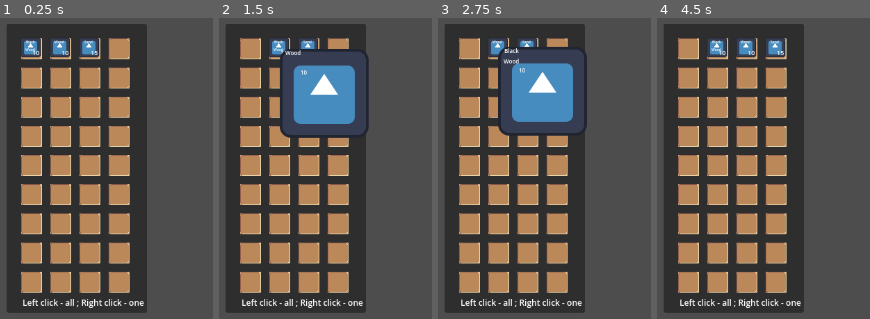
Above: before the commit, frames 1-4 (left to right).
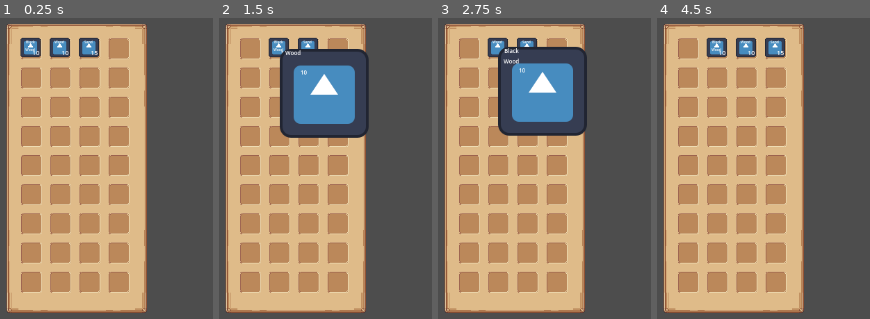
Above: after the commit, the same moments.

Repository: Sky84/merchantsofdajanla
Game: Godot game, scene res://Root.tscn
Same seed, same stepped clock (60 frames per second), same inputs: the game is played once before the commit and once after it. The engine's default icon, where the game draws it, is replaced by a stand-in: a white triangle on a blue panel in a dark square.
Inputs (mouse positions are in pixels of both pictures, inside the frame that each line leads up to):
- Up to frame 1 (0.25 s): no input
- Up to frame 2 (1.5 s): click (250, 48) at 0.5 s; click (280, 48) at 1.27 s
- Up to frame 3 (2.75 s): click "Black Wood" at 2 s
- Up to frame 4 (4.5 s): click "Wood" at 2.75 s; click (746, 48) at 3.52 s; click (776, 48) at 4.27 s

The runs differ from the first frame. In frame 1, 40% of the frame differs, in the area x 2-70%, y 1-99%; in frame 2, 33%; in frame 3, 33%; in frame 4, 40%.

Commit message:
feat : we can delete items in ventory now

Diff:
--- a/Container/InventoryView.gd
+++ b/Container/InventoryView.gd
@@ -17,6 +17,11 @@
 	if container_id == null:
 		printerr("container_id is not set");
 	InventoryEvents.container_data_changed.connect(_on_data_changed);
+	InventoryEvents.reset_current_item.connect(_on_reset_current_item);
+
+func _on_reset_current_item():
+	_current_item = null;
+	InventoryEvents.emit_signal("item_in_container_selected", {});
 
 func _on_data_changed(__container_id:String, __items:Dictionary):
 	if container_id != __container_id:
@@ -102,3 +107,9 @@
 	else:
 		slot = {};
 	return slot;
+
+func _input(event):
+	if event is InputEventMouseButton and _current_item:
+		var click_outside = !get_rect().has_point(event.position);
+		if (click_outside and !event.is_pressed()):
+			InventoryEvents.dialog_confirm_delete_item.emit(_current_item);
--- /dev/null
+++ b/Dialog/ConfirmDialog.gd
@@ -0,0 +1,22 @@
+extends Panel
+
+@onready var rich_text_label = $RichTextLabel
+@onready var confirm_button = $ConfirmButton
+
+# Called when the node enters the scene tree for the first time.
+func _ready():
+	pass # Replace with function body.
+
+
+# Called every frame. 'delta' is the elapsed time since the previous frame.
+func open(message: String, on_confirm: Callable):
+	if(!confirm_button.is_connected("button_up", _on_confirm_button.bind(on_confirm))):
+		InventoryEvents.visibility_current_item.emit(false);
+		rich_text_label.text = "[center]"+message+"[/center]";
+		confirm_button.connect("button_up", _on_confirm_button.bind(on_confirm));
+		show();
+
+func _on_confirm_button(on_confirm: Callable):
+	confirm_button.disconnect("button_up", _on_confirm_button);
+	InventoryEvents.visibility_current_item.emit(true);
+	on_confirm.call();
--- /dev/null
+++ b/HUDController.gd
@@ -0,0 +1,15 @@
+extends CanvasLayer
+
+@onready var confirm_dialog: Panel = $ConfirmDialog
+
+# Called when the node enters the scene tree for the first time.
+func _ready():
+	InventoryEvents.dialog_confirm_delete_item.connect(_show_dialog);
+
+func _show_dialog(item):
+	var message = "Drop and delete "+str(item.amount)+" "+item.name+"(s) ?";
+	confirm_dialog.open(message, _on_delete_item.bind(item));
+
+func _on_delete_item(item):
+	InventoryEvents.reset_current_item.emit();
+	confirm_dialog.hide();
--- a/InventoryEvents.gd
+++ b/InventoryEvents.gd
@@ -5,3 +5,9 @@
 signal item_in_container_selected(item);
 
 signal container_data_changed(container_id, items);
+
+signal dialog_confirm_delete_item(container_id, item);
+
+signal visibility_current_item(value:bool);
+
+signal reset_current_item;
--- a/PlayerMouseAction.gd
+++ b/PlayerMouseAction.gd
@@ -7,6 +7,7 @@
 func _ready():
 	visible = false;
 	InventoryEvents.item_in_container_selected.connect(_set_item);
+	InventoryEvents.visibility_current_item.connect(_set_visibility);
 
 func _set_item(item_data: Dictionary):
 	if !item_data.is_empty():
@@ -17,6 +18,9 @@
 	else:
 		visible = false;
 
+func _set_visibility(value:bool):
+	visible = value;
+
 func _input(event):
 	if event is InputEventMouseMotion:
 		global_position = get_global_mouse_position();
--- a/Root.tscn
+++ b/Root.tscn
@@ -1,17 +1,30 @@
-[gd_scene load_steps=9 format=3 uid="uid://b7wia6qf6ljyr"]
+[gd_scene load_steps=17 format=3 uid="uid://bv0f05ma23njp"]
 
 [ext_resource type="Script" path="res://Container/InventoryView.gd" id="1_rqpfe"]
 [ext_resource type="PackedScene" uid="uid://b11y7fsa5p2v7" path="res://Container/ItemButton.tscn" id="2_1jyiy"]
+[ext_resource type="Script" path="res://HUDController.gd" id="2_f2rh2"]
 [ext_resource type="PackedScene" uid="uid://b7msndjt5poq4" path="res://Container/SlotItemButton.tscn" id="3_fvd0d"]
 [ext_resource type="Script" path="res://Container/Container.gd" id="4_nvdet"]
+[ext_resource type="Texture2D" uid="uid://cd86hslikfwrg" path="res://Container/background_Inventory.png" id="5_xgam2"]
 [ext_resource type="Script" path="res://PlayerMouseAction.gd" id="5_y8xwh"]
 [ext_resource type="Texture2D" uid="uid://bh55kdohnkvd3" path="res://Container/SlotItemButton.png" id="6_txoik"]
+[ext_resource type="Texture2D" uid="uid://depuvlnbptfgp" path="res://Dialog/infobox.png" id="8_o04mf"]
+[ext_resource type="Script" path="res://Dialog/ConfirmDialog.gd" id="9_w5px2"]
+[ext_resource type="Texture2D" uid="uid://c5lq1q4j53o5w" path="res://Dialog/buttoninfoOK.png" id="11_u6uvj"]
+[ext_resource type="Texture2D" uid="uid://2qdgjgc5uvi3" path="res://Dialog/buttoninfoNO.png" id="12_cgxjl"]
 
 [sub_resource type="LabelSettings" id="LabelSettings_myw4y"]
 font_size = 8
 
 [sub_resource type="LabelSettings" id="LabelSettings_ml5m8"]
 font_size = 8
+
+[sub_resource type="Gradient" id="Gradient_m7jcj"]
+offsets = PackedFloat32Array(0, 0.0187668)
+colors = PackedColorArray(0, 0, 0, 1, 0.0196078, 0.0196078, 0.0196078, 0.317647)
+
+[sub_resource type="GradientTexture1D" id="GradientTexture1D_4qsxi"]
+gradient = SubResource("Gradient_m7jcj")
 
 [node name="Node2D" type="Node2D"]
 
@@ -23,15 +36,18 @@
 _items_container_view_path = NodePath("../../CanvasLayer/Inventory")
 
 [node name="CanvasLayer" type="CanvasLayer" parent="."]
+script = ExtResource("2_f2rh2")
 
 [node name="Inventory" type="Panel" parent="CanvasLayer"]
-anchors_preset = 15
-anchor_right = 1.0
-anchor_bottom = 1.0
-offset_left = 430.0
-offset_top = 79.0
-offset_right = -520.0
-offset_bottom = -153.0
+anchors_preset = -1
+anchor_left = 0.461
+anchor_top = 0.443
+anchor_right = 0.461
+anchor_bottom = 0.443
+offset_left = -101.072
+offset_top = -208.064
+offset_right = 100.928
+offset_bottom = 207.936
 grow_horizontal = 2
 grow_vertical = 2
 size_flags_horizontal = 4
@@ -41,24 +57,19 @@
 _item_button_scene = ExtResource("2_1jyiy")
 _item_slot_button_scene = ExtResource("3_fvd0d")
 
-[node name="Label" type="Label" parent="CanvasLayer/Inventory"]
-layout_mode = 1
-anchors_preset = 3
-anchor_left = 1.0
-anchor_top = 1.0
-anchor_right = 1.0
-anchor_bottom = 1.0
-offset_left = -195.0
-offset_top = -24.0
-offset_right = -4.0
-offset_bottom = -4.0
-grow_horizontal = 0
-grow_vertical = 0
-theme_override_font_sizes/font_size = 12
-text = "Left click - all ; Right click - one"
-horizontal_alignment = 2
-vertical_alignment = 1
-text_overrun_behavior = 3
+[node name="NinePatchRect" type="NinePatchRect" parent="CanvasLayer/Inventory"]
+texture_filter = 1
+layout_mode = 1
+anchors_preset = 15
+anchor_right = 1.0
+anchor_bottom = 1.0
+grow_horizontal = 2
+grow_vertical = 2
+texture = ExtResource("5_xgam2")
+patch_margin_left = 7
+patch_margin_top = 7
+patch_margin_right = 7
+patch_margin_bottom = 7
 
 [node name="MarginContainer" type="MarginContainer" parent="CanvasLayer/Inventory"]
 layout_mode = 1
@@ -124,3 +135,98 @@
 label_settings = SubResource("LabelSettings_ml5m8")
 horizontal_alignment = 2
 vertical_alignment = 2
+
+[node name="ConfirmDialog" type="Panel" parent="CanvasLayer"]
+visible = false
+z_index = 3
+anchors_preset = 15
+anchor_right = 1.0
+anchor_bottom = 1.0
+offset_left = 444.0
+offset_top = 250.0
+offset_right = -445.0
+offset_bottom = -314.0
+grow_horizontal = 2
+grow_vertical = 2
+mouse_filter = 1
+script = ExtResource("9_w5px2")
+metadata/_edit_use_anchors_ = true
+
+[node name="TextureRect" type="TextureRect" parent="CanvasLayer/ConfirmDialog"]
+layout_mode = 1
+anchors_preset = -1
+anchor_left = -1.677
+anchor_top = -2.976
+anchor_right = 2.707
+anchor_bottom = 4.712
+offset_left = -44.949
+offset_top = -30.016
+offset_right = 34.059
+offset_bottom = 30.192
+grow_horizontal = 2
+grow_vertical = 2
+texture = SubResource("GradientTexture1D_4qsxi")
+
+[node name="NinePatchRect" type="NinePatchRect" parent="CanvasLayer/ConfirmDialog"]
+texture_filter = 1
+layout_mode = 1
+anchors_preset = 15
+anchor_right = 1.0
+anchor_bottom = 1.0
+grow_horizontal = 2
+grow_vertical = 2
+mouse_filter = 1
+texture = ExtResource("8_o04mf")
+patch_margin_left = 7
+patch_margin_top = 7
+patch_margin_right = 7
+patch_margin_bottom = 7
+
+[node name="RichTextLabel" type="RichTextLabel" parent="CanvasLayer/ConfirmDialog"]
+layout_mode = 1
+anchors_preset = 15
+anchor_right = 1.0
+anchor_bottom = 1.0
+offset_left = 6.0
+offset_top = 7.0
+offset_right = -7.0
+offset_bottom = -7.0
+grow_horizontal = 2
+grow_vertical = 2
+mouse_filter = 1
+bbcode_enabled = true
+text = "[center]Drop and delete ?[/center]"
+
+[node name="ConfirmButton" type="TextureButton" parent="CanvasLayer/ConfirmDialog"]
+texture_filter = 1
+layout_mode = 1
+anchors_preset = 7
+anchor_left = 0.5
+anchor_top = 1.0
+anchor_right = 0.5
+anchor_bottom = 1.0
+offset_left = 19.5
+offset_top = -41.0
+offset_right = 84.5
+offset_bottom = -9.0
+grow_horizontal = 2
+grow_vertical = 0
+texture_normal = ExtResource("11_u6uvj")
+stretch_mode = 5
+
+[node name="CancelButton" type="TextureButton" parent="CanvasLayer/ConfirmDialog"]
+texture_filter = 1
+layout_mode = 1
+anchors_preset = 7
+anchor_left = 0.5
+anchor_top = 1.0
+anchor_right = 0.5
+anchor_bottom = 1.0
+offset_left = -79.5
+offset_top = -41.0
+offset_right = -27.5
+offset_bottom = -9.0
+grow_horizontal = 2
+grow_vertical = 0
+texture_normal = ExtResource("12_cgxjl")
+stretch_mode = 5
Binary file added: Container/background_Inventory.png
Not shown, added: Container/background_Inventory.png.import
Binary file added: Dialog/buttoninfoNO.png
Not shown, added: Dialog/buttoninfoNO.png.import
Binary file added: Dialog/buttoninfoOK.png
Not shown, added: Dialog/buttoninfoOK.png.import
Binary file added: Dialog/infoarrow.png
Not shown, added: Dialog/infoarrow.png.import
Binary file added: Dialog/infobox.png
Not shown, added: Dialog/infobox.png.import
